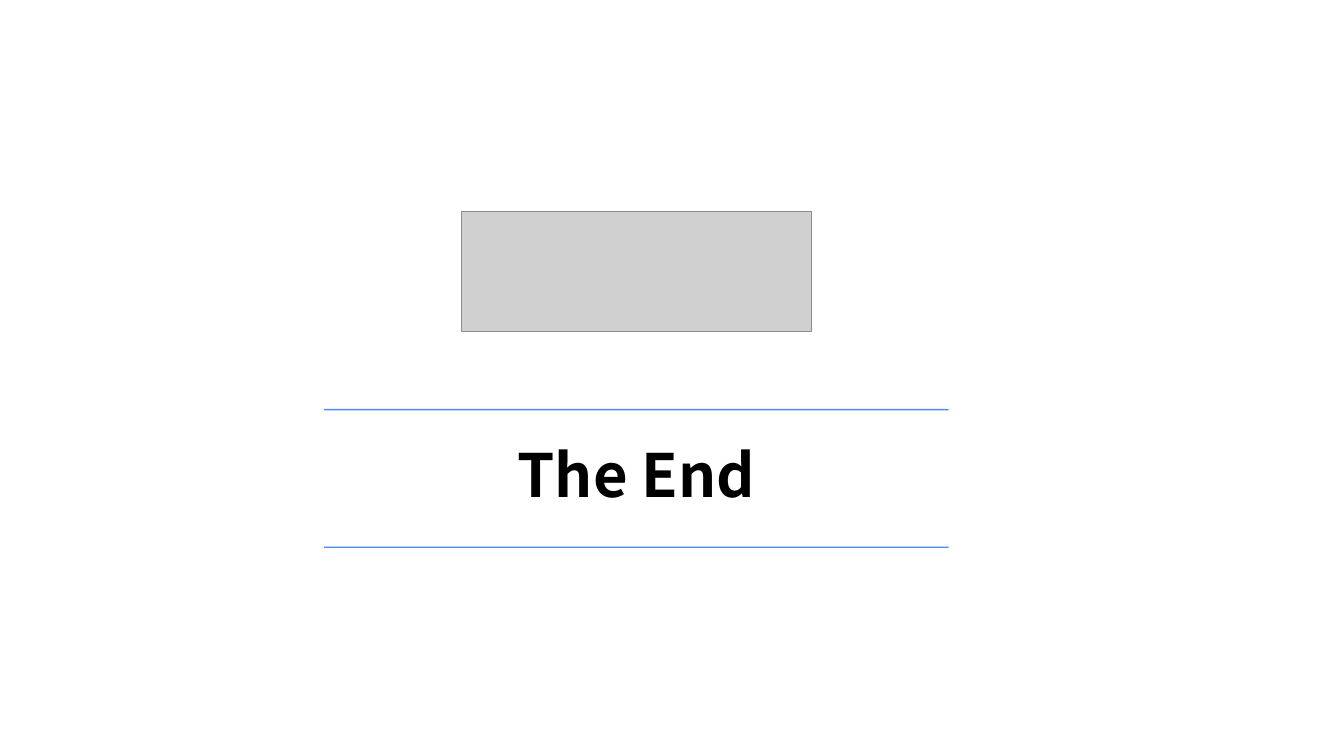
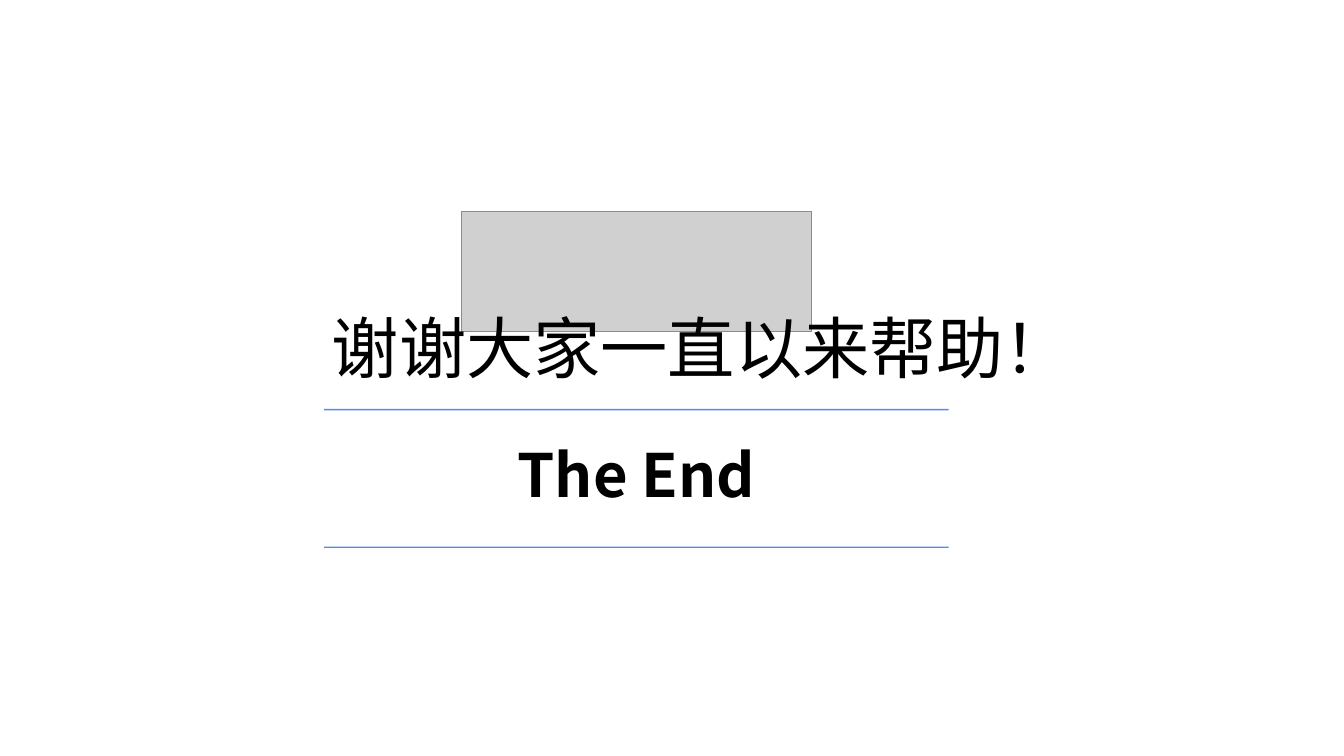
Before and after one commit to AlanZhang001/angularjs, a slide deck: slide 25 of angular-share/angular分享.ppt. Drawn at 1344x756 pixels with LibreOffice and Linux fonts; fonts in the diff are those of the drawing; grey boxes stand for pictures. Boxes give left, top, right and bottom in pixels: in the first picture for what was removed or moved away, otherwise in the second. Text is boxed around its words. In the diff, an @@ line names an element or a change of style, - is before the commit and + after.

```diff
--- a/angular-share/angular分享.ppt
+++ b/angular-share/angular分享.ppt
@@ text added at (x1=332, y1=305, x2=1071, y2=379), 36 pt, text #000000 @@
+谢谢大家一直以来帮助！
```
Also in this commit, not shown: 3 other files.
